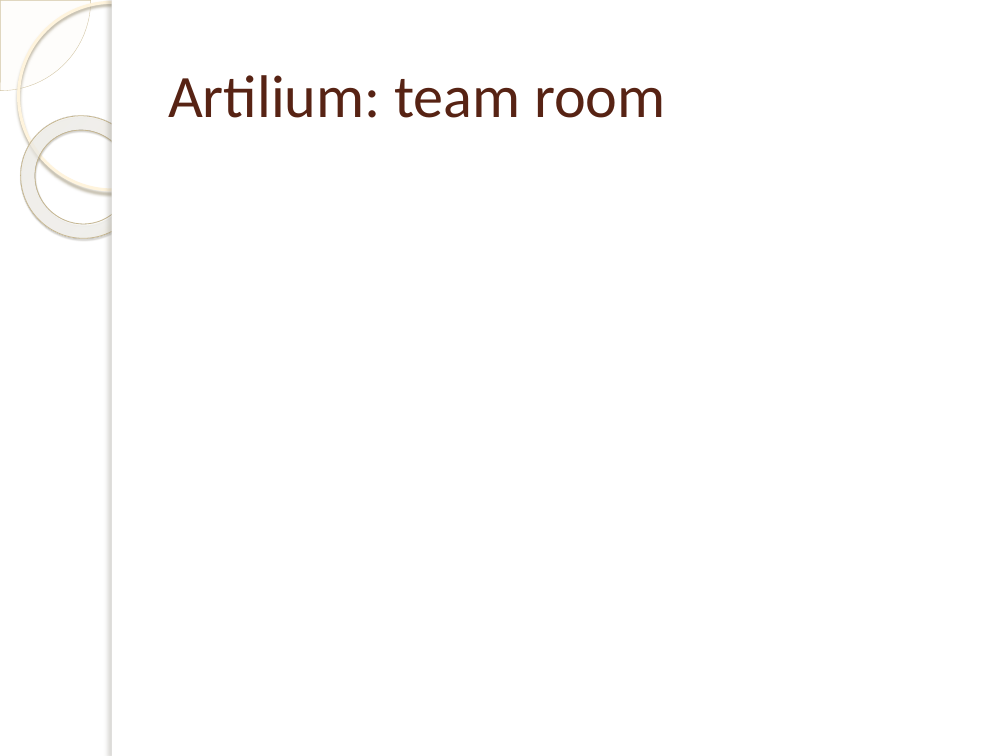
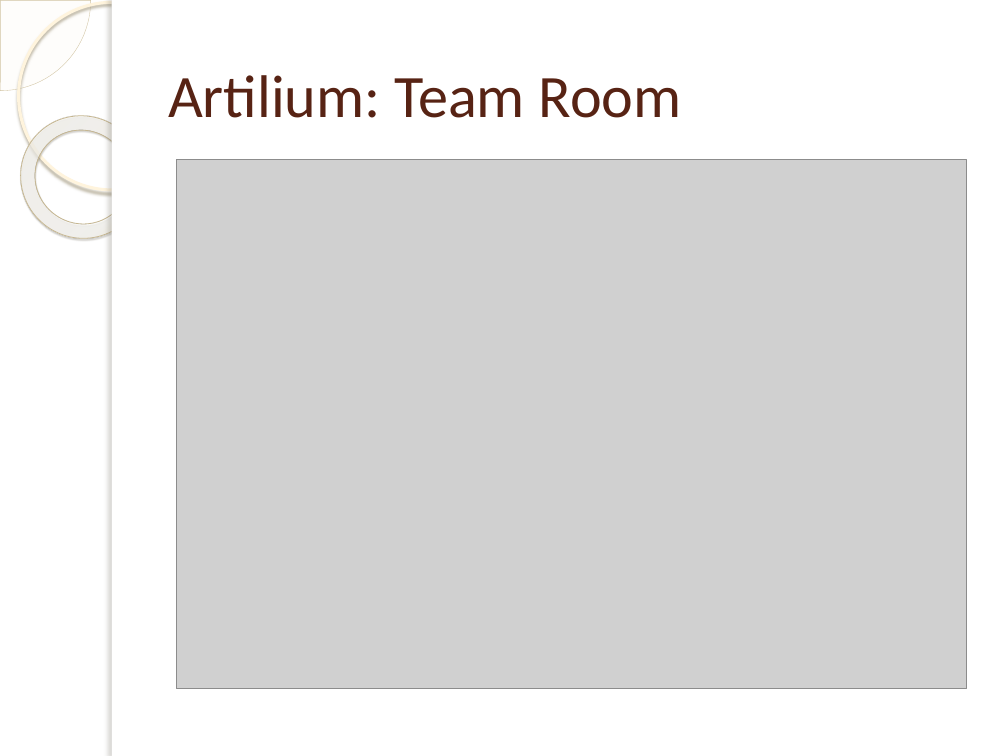
Before and after one commit to michelgrootjans/foresee, a slide deck: slide 9 of Agile.net/Agile.net.pptx (slide 7 before the commit). Drawn at 1008x756 pixels with LibreOffice and Linux fonts; fonts in the diff are those of the drawing; grey boxes stand for pictures; background and template pictures are left out. Boxes give left, top, right and bottom in pixels: in the first picture for what was removed or moved away, otherwise in the second. Text is boxed around its words. In the diff, an @@ line names an element or a change of style, - is before the commit and + after.

```diff
--- a/Agile.net/Agile.net.pptx
+++ b/Agile.net/Agile.net.pptx
@@ title at (x1=168, y1=75, x2=682, y2=118): text changed @@
-Artilium: team room
+Artilium: Team Room
@@ picture added at (x1=176, y1=159, x2=967, y2=688) @@
```
Also in this commit, not shown: 5 other slides changed, 12 slides added, 4 slides removed, 10 other files.
